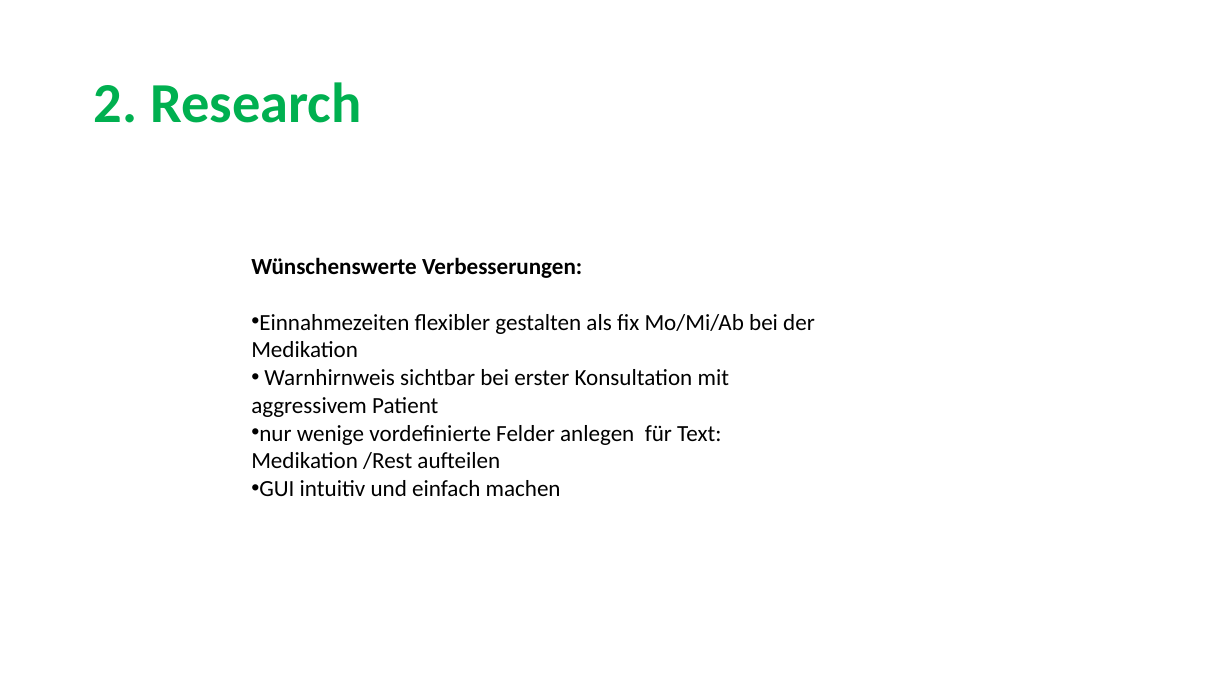
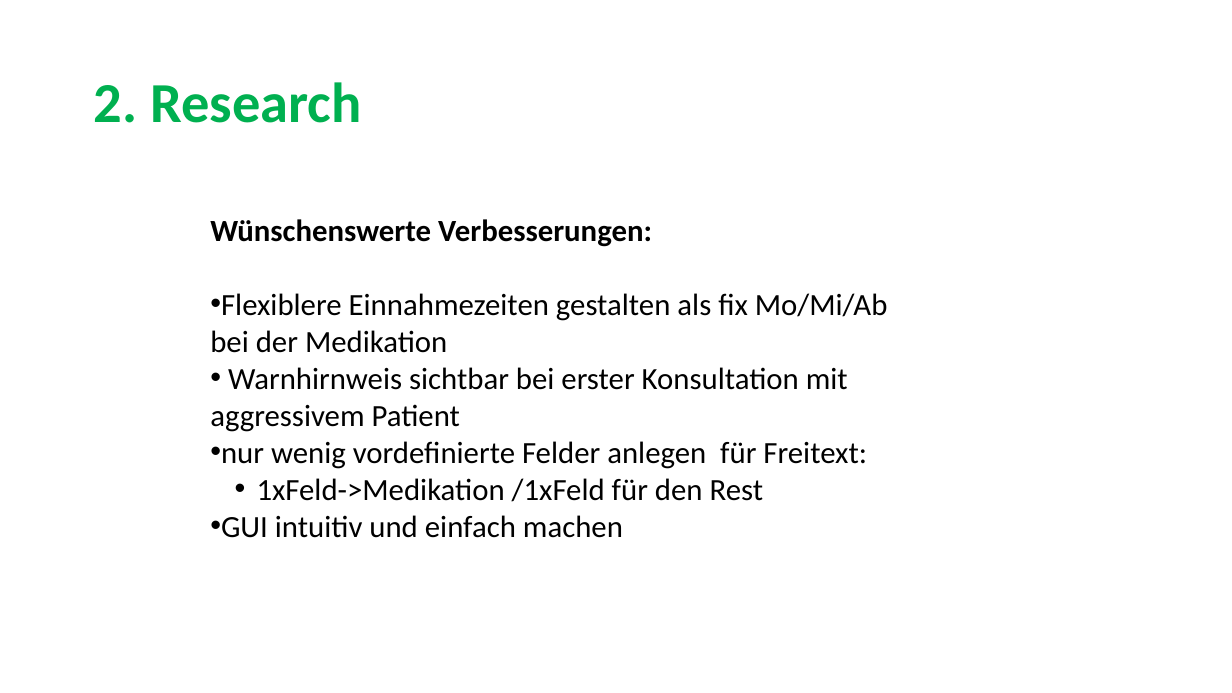
Before and after one commit to sarahmele/ch.bfh.btx8081.w2015.green, a slide deck: slide 7 of doc/task03/Task3.pptx. Drawn at 1232x693 pixels with LibreOffice and Linux fonts; fonts in the diff are those of the drawing. Boxes give left, top, right and bottom in pixels: in the first picture for what was removed or moved away, otherwise in the second. Text is boxed around its words. In the diff, an @@ line names an element or a change of style, - is before the commit and + after.

```diff
--- a/doc/task03/Task3.pptx
+++ b/doc/task03/Task3.pptx
@@ text "Wünschenswerte Verbesserungen:": place and size @@
-text "Wünschenswerte Verbesserungen:" at (251, 257, 815, 496)
+text "Wünschenswerte Verbesserungen:" at (210, 219, 888, 538)
@@ text at (210, 219, 848, 538): size 18 to 24 pt in "Wünschenswerte Verbesserungen:", "Warnhirnweis sichtbar bei erster Konsultation mit aggressive ...", "GUI intuitiv und einfach machen" @@
@@ text at (210, 293, 888, 353): text changed; size 18 to 24 pt @@
-• Einnahmezeiten flexibler gestalten als fix Mo/Mi/Ab bei der Medikation
+• Flexiblere Einnahmezeiten gestalten als fix Mo/Mi/Ab bei der Medikation
@@ text at (221, 441, 867, 502): text changed; size 18 to 24 pt @@
-• nur wenige vordefinierte Felder anlegen für Text: Medikation /Rest aufteilen
+• nur wenig vordefinierte Felder anlegen für Freitext:
+  • 1xFeld->Medikation /1xFeld für den Rest
```
Also in this commit, not shown: 8 other slides changed.
